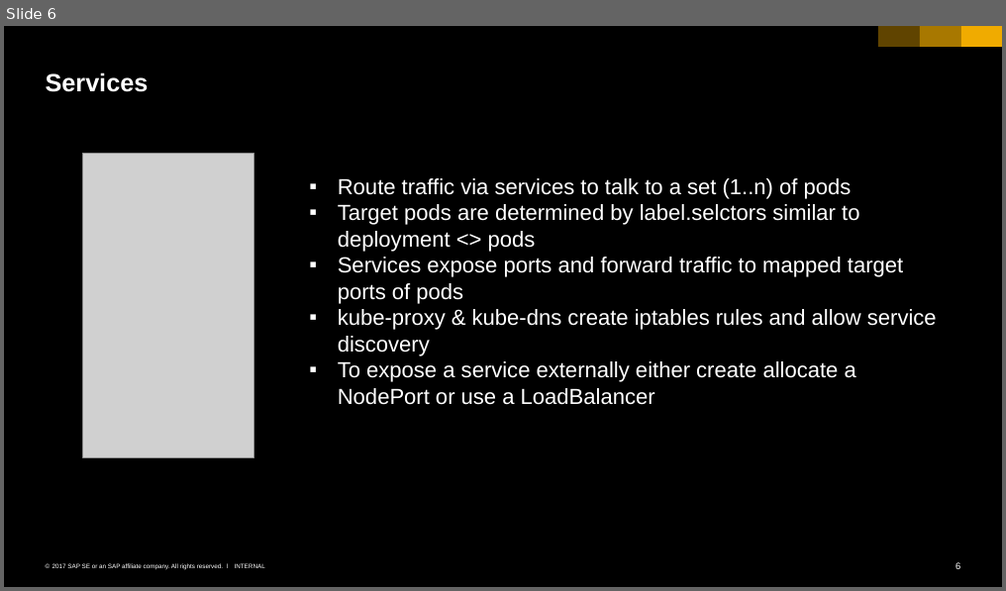
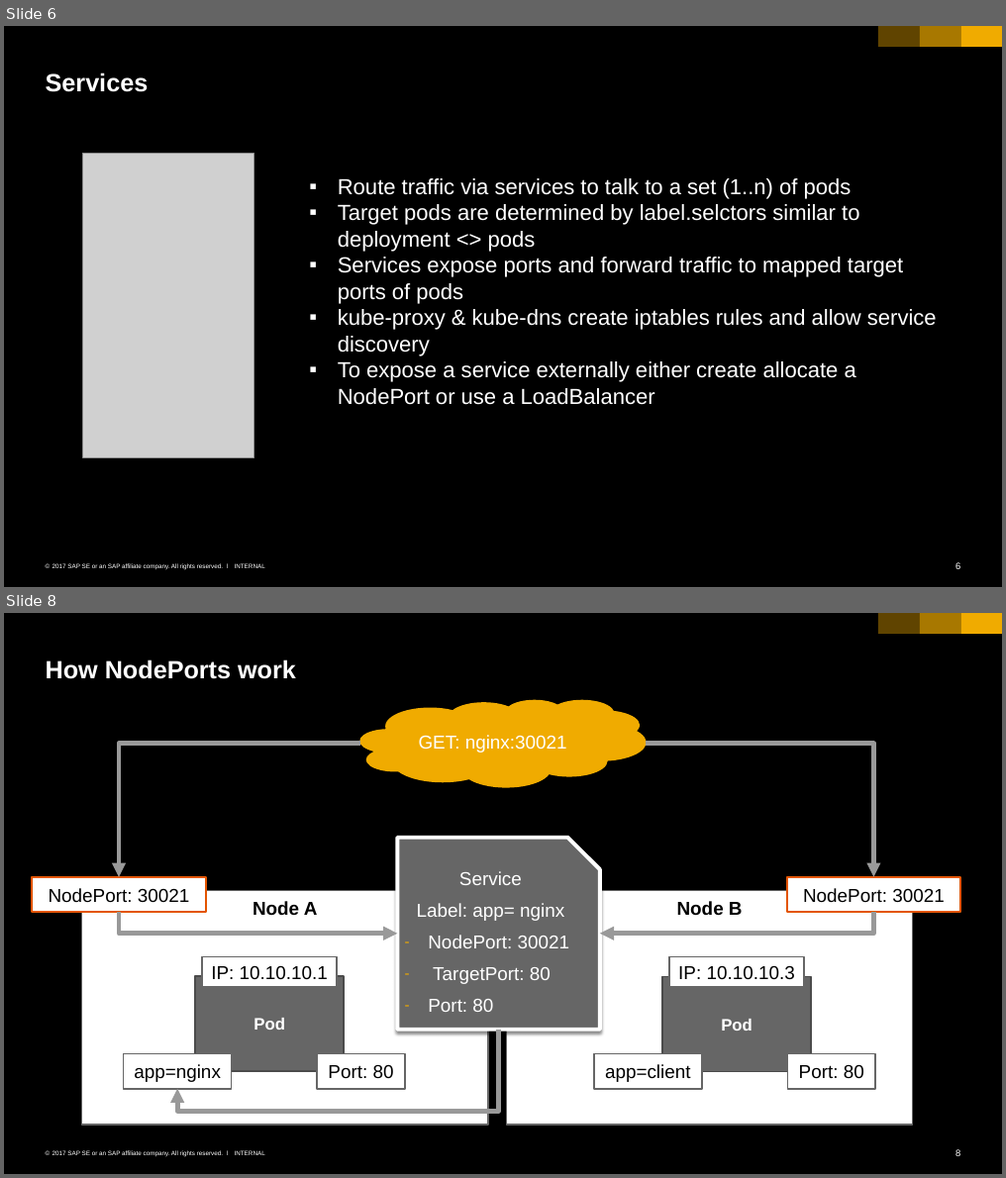
Before and after one commit to cuijiyao01/docker-k8s-training, a slide deck: kubernetes/04_networking_services.pptx. Shown one above the other, each under a label of ours: slide 6 before the commit, slides 6 and 8 after it; the slides between them are not shown. The pictures are 1006x591 and 1006x1178 pixels, drawn with LibreOffice and Linux fonts; fonts in the diff are those of the drawing; grey boxes stand for pictures. Boxes give left, top, right and bottom in pixels: in the first picture for what was removed or moved away, otherwise in the second. Text is boxed around its words. In the diff, an @@ line names an element or a change of style, - is before the commit and + after.

```diff
--- a/kubernetes/04_networking_services.pptx
+++ b/kubernetes/04_networking_services.pptx
@@ slide 8 added at bbox=[4, 613, 1002, 1174], background #000000; not listed: 6 template elements that a slide beside it also shows @@
@@ title added at bbox=[46, 660, 296, 679], 24 pt, text #FFFFFF, bold @@
+How NodePorts work
@@ cloud added at bbox=[360, 700, 646, 788], fill #F0AB00, 18 pt, text #FFFFFF @@
+GET: nginx:30021
@@ elbow arrow added from (360, 743) to (119, 877), #999999 4.5 pt @@
@@ elbow arrow added from (646, 743) to (873, 877), #999999 4.5 pt @@
@@ snip rect added at bbox=[397, 838, 600, 1030], fill #666666, outline #FFFFFF 3.75 pt, 18 pt, text #FFFFFF @@
+Service
+Label: app= nginx
+– NodePort: 30021
+– TargetPort: 80
+– Port: 80
@@ rectangle added at bbox=[32, 877, 205, 912], fill #FFFFFF, outline #E35500 1.5 pt, 18 pt, text #000000 @@
+NodePort: 30021
@@ rectangle added at bbox=[786, 877, 960, 912], fill #FFFFFF, outline #E35500 1.5 pt, 18 pt, text #000000 @@
+NodePort: 30021
@@ rectangle added at bbox=[82, 890, 487, 1125], fill #FFFFFF, outline #666666 1.5 pt, 18 pt, text #000000, bold @@
+Node A
@@ rectangle added at bbox=[507, 890, 912, 1125], fill #FFFFFF, outline #666666 1.5 pt, 18 pt, text #000000, bold @@
+Node B
@@ elbow arrow added from (119, 912) to (397, 933), #999999 4.5 pt @@
@@ elbow arrow added from (873, 912) to (599, 933), #999999 4.5 pt @@
@@ rectangle added at bbox=[202, 958, 337, 987], fill #FFFFFF, outline #666666 1.5 pt, 18 pt, text #000000 @@
+IP: 10.10.10.1
@@ rectangle added at bbox=[669, 958, 804, 987], fill #FFFFFF, outline #666666 1.5 pt, 18 pt, text #000000 @@
+IP: 10.10.10.3
@@ rectangle added at bbox=[195, 976, 345, 1071], fill #666666, outline #4B4B4B 1.5 pt, 16 pt, text #FFFFFF, bold @@
+Pod
@@ rectangle added at bbox=[662, 976, 811, 1071], fill #666666, outline #4B4B4B 1.5 pt, 16 pt, text #FFFFFF, bold @@
+Pod
@@ rectangle added at bbox=[124, 1054, 232, 1089], fill #FFFFFF, outline #666666 1.5 pt, 18 pt, text #000000 @@
+app=nginx
@@ elbow arrow added from (498, 1030) to (177, 1089), #999999 4.5 pt @@
@@ rectangle added at bbox=[317, 1054, 404, 1089], fill #FFFFFF, outline #666666 1.5 pt, 18 pt, text #000000 @@
+Port: 80
@@ rectangle added at bbox=[593, 1054, 701, 1089], fill #FFFFFF, outline #666666 1.5 pt, 18 pt, text #000000 @@
+app=client
@@ rectangle added at bbox=[787, 1054, 875, 1089], fill #FFFFFF, outline #666666 1.5 pt, 18 pt, text #000000 @@
+Port: 80
```
Also in this commit, not shown: 1 slide changed, 1 other slide added.
